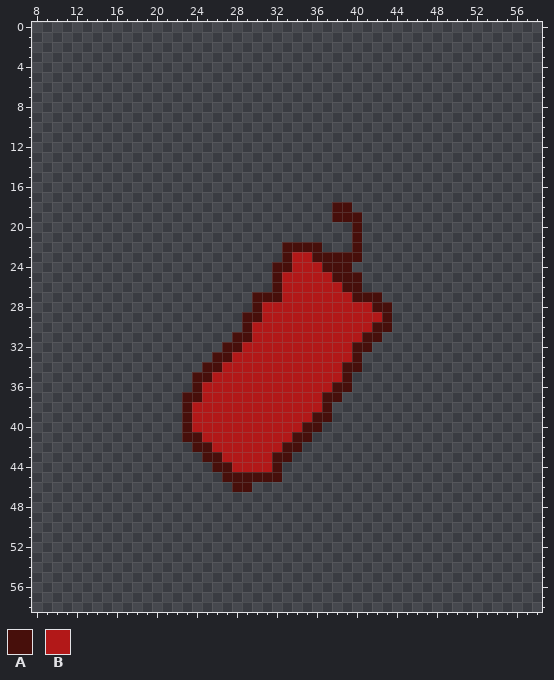
Pixel-art sprite -- TGS2024/images/UI/dynamite.png. Above is the file before it was changed.
The file is 64x64 pixels. Shown: x 8..58, y 0..58.
Palette (. is transparent): A #470f0b  B #b21818
Pixels before (only the part around the change), first column x 8:
 0 ...................................................
 1 ...................................................
 2 ...................................................
 3 ...................................................
 4 ...................................................
 5 ...................................................
 6 ...................................................
 7 ...................................................
 8 ...................................................
 9 ...................................................
10 ...................................................
11 ...................................................
12 ...................................................
13 ...................................................
14 ...................................................
15 ...................................................
16 ...................................................
17 ...................................................
18 ..............................AA...................
19 ..............................AAA..................
20 ................................A..................
21 ................................A..................
22 .........................AAAA...A..................
23 .........................ABBAAAAA..................
24 ........................AABBBAAA...................
25 ........................ABBBBBAAA..................
26 ........................ABBBBBBAA..................
27 ......................AAABBBBBBBAAA................
28 ......................ABBBBBBBBBBBAA...............
29 .....................AABBBBBBBBBBBBA...............
30 .....................ABBBBBBBBBBBBAA...............
31 ....................AABBBBBBBBBBBAA................
32 ...................AABBBBBBBBBBBAA.................
33 ..................AABBBBBBBBBBBBA..................
34 .................AABBBBBBBBBBBBAA..................
35 ................AABBBBBBBBBBBBBA...................
36 ................ABBBBBBBBBBBBBAA...................
37 ...............AABBBBBBBBBBBBAA....................
38 ...............ABBBBBBBBBBBBBA.....................
39 ...............ABBBBBBBBBBBBAA.....................
40 ...............ABBBBBBBBBBBAA......................
41 ...............AABBBBBBBBBAA.......................
42 ................AABBBBBBBAA........................
43 .................AABBBBBAA.........................
44 ..................AABBBBA..........................
45 ...................AAAAAA..........................
46 ....................AA.............................
47 ...................................................
48 ...................................................
49 ...................................................
50 ...................................................
51 ...................................................
52 ...................................................
53 ...................................................
54 ...................................................
55 ...................................................
56 ...................................................
57 ...................................................
58 ...................................................
The result:
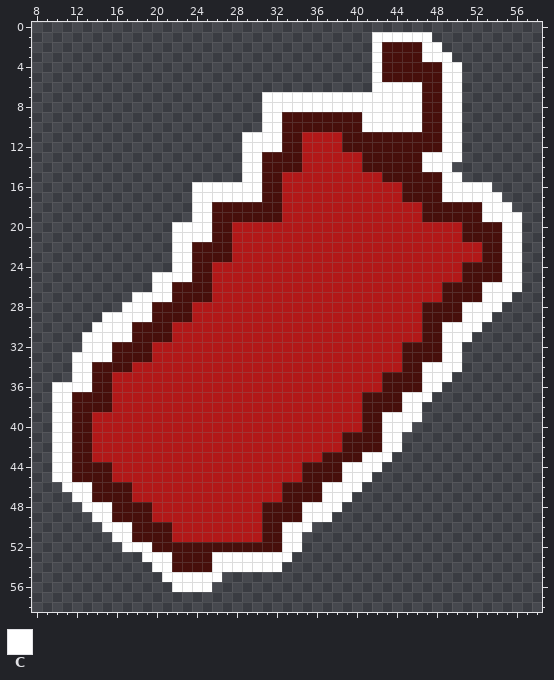
Colours new in this view: C #ffffff
Difference:
Changed rows in their new state; - is an unchanged pixel.
first column x 10:
 1 --------------------------------CCCCCC---------
 2 --------------------------------CAAAACC--------
 3 --------------------------------CAAAACCC-------
 4 --------------------------------CAAAAAACC------
 5 --------------------------------CAAAAAACC------
 6 --------------------------------CCCCCAACC------
 7 ---------------------CCCCCCCCCCCCCCCCAACC------
 8 ---------------------CCCCCCCCCCCCCCCCAACC------
 9 ---------------------CCAAAAAAAACCCCCCAACC------
10 ---------------------CCAAAAAAAACCCCCCAACC------
11 -------------------CCCCAABBBBAAAAAAAAAACC------
12 -------------------CCCCAABBBBAAAAAAAAAACC------
13 -------------------CCAAAABBBBBBAAAAAACCCC------
14 -------------------CCAAAABBBBBBAAAAAACCC-------
15 -------------------CCAABBBBBBBBBBAAAAAACC------
16 --------------CCCCCCCAABBBBBBBBBBBBAAAACCCCC---
17 --------------CCCCCCCAABBBBBBBBBBBBAAAACCCCCC--
18 --------------CCAAAAAAABBBBBBBBBBBBBBAAAAAACCC-
19 --------------CCAAAAAAABBBBBBBBBBBBBBAAAAAACCCC
20 ------------CCCCAABBBBBBBBBBBBBBBBBBBBBBBAAAACC
21 ------------CCCCAABBBBBBBBBBBBBBBBBBBBBBBAAAACC
22 ------------CCAAAABBBBBBBBBBBBBBBBBBBBBBBBBAACC
23 ------------CCAAAABBBBBB--BBBBBBBBBBBBBBBBBAACC
24 ------------CCAABBBBBBBB---BBBBBBBBBBBBBBAAAACC
25 ----------CCCCAABBBBBBB-----BBBBBBBBBBBBBAAAACC
26 ----------CCAAAABBBBBBB------BBBBBBBBBBAAAACCCC
27 --------CCCCAAAABBBBBBB-------BBBBBBBBBAAAACCC-
28 -------CCCAAAABBBBBBB-----------BBBBBAAAACCCC--
29 -----CCCCCAAAABBBBBBB------------BBBBAAAACCC---
30 ----CCCCAAAABBBBBBBB------------BBBBBAACCCC----
31 ---CCCCCAAAABBBBBBBB-----------BBBBBBAACCC-----
32 ---CCCAAAABBBBBBBBB-----------BBBBBAAAACC------
33 --CCCCAAAABBBBBBBB------------BBBBBAAAACC------
34 --CCAAAABBBBBBBBB------------BBBBBBAACCCC------
35 --CCAABBBBBBBBBB-------------BBBBAAAACCC-------
36 CCCCAABBBBBBBBB-------------BBBBBAAAACC--------
37 CCAAAABBBBBBBBB------------BBBBAAAACCC---------
38 CCAAAABBBBBBBB-------------BBBBAAAACC----------
39 CCAABBBBBBBBBB------------BBBBBAACCCC----------
40 CCAABBBBBBBBBB-----------BBBBBBAACCC-----------
41 CCAABBBBBBBBBBB---------BBBBBAAAACC------------
42 CCAABBBBBBBBBBBB-------BBBBBBAAAACC------------
43 CCAABBBBBBBBBBBBB-----BBBBBAAAACCC-------------
44 CCAAAABBBBBBBBBBBB----BBBAAAACCCC--------------
45 CCAAAABBBBBBBBBBBBBBBBBBBAAAACCC---------------
46 -CCCAAAABBBBBBBBBBBBBBBAAAACCCC----------------
47 --CCAAAABBBBBBBBBBBBBBBAAAACCC-----------------
48 ---CCCAAAABBBBBBBBBBBAAAACCCC------------------
49 ----CCAAAABBBBBBBBBBBAAAACCC-------------------
50 -----CCCAAAABBBBBBBBBAACCC---------------------
51 ------CCAAAABBBBBBBBBAACC----------------------
52 -------CCCAAAAAAAAAAAAACC----------------------
53 ---------CCCAAAACCCCCCCC-----------------------
54 ----------CCAAAACCCCCCC------------------------
55 -----------CCCCCC------------------------------
56 ------------CCCC-------------------------------
Boxes around the changes in both pictures, in picture pixels (x1, y1, x2, y2):
changed: (52, 32, 522, 592)
